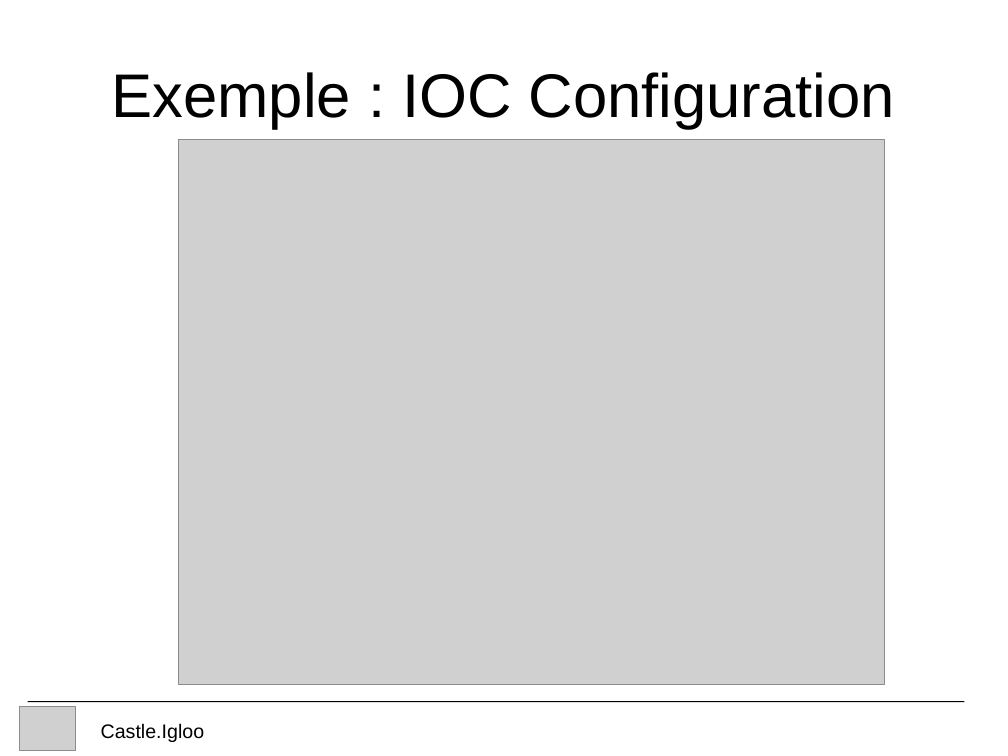
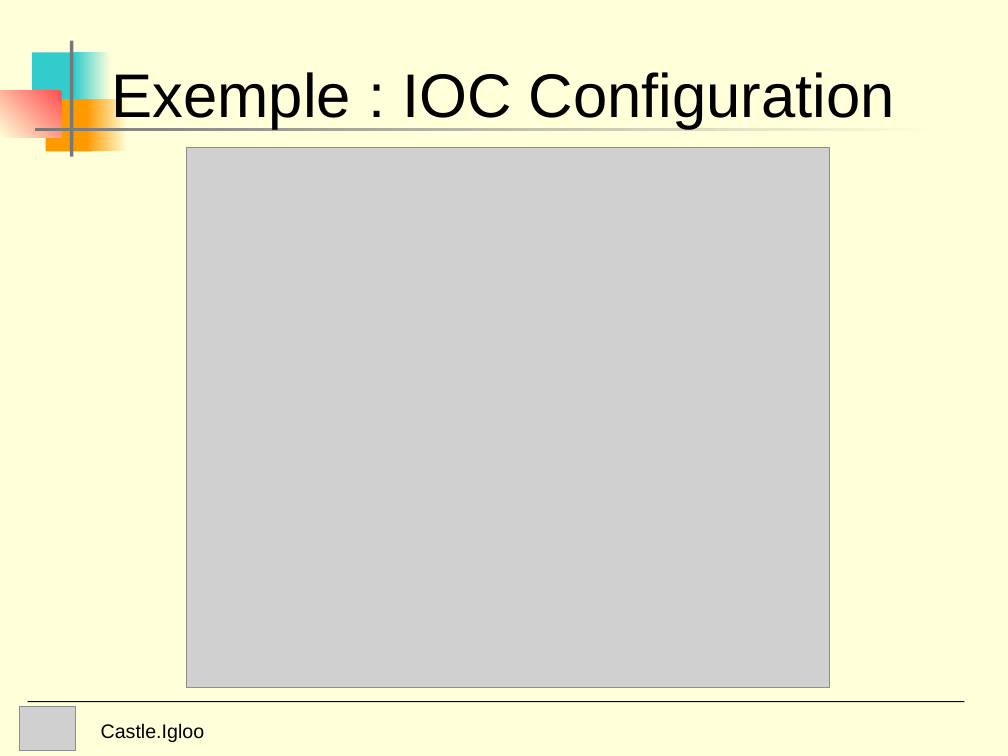
Before and after one commit to FranciscoJose74/Castle-Windosor, a slide deck: slide 16 of Experiments/Castle.Igloo/doc/Igloo Presentation.ppt (slide 10 before the commit). Drawn at 1008x756 pixels with LibreOffice and Linux fonts; fonts in the diff are those of the drawing; grey boxes stand for pictures. Boxes give left, top, right and bottom in pixels: in the first picture for what was removed or moved away, otherwise in the second. Text is boxed around its words. In the diff, an @@ line names an element or a change of style, - is before the commit and + after.

```diff
--- a/Experiments/Castle.Igloo/doc/Igloo Presentation.ppt
+++ b/Experiments/Castle.Igloo/doc/Igloo Presentation.ppt
@@ background #FFFFFF to #FFFFD9 @@
@@ rectangle added at [32,52,81,105], fill #33CCCC @@
@@ rectangle added at [70,40,73,156], fill #777777 @@
@@ rectangle added at [75,52,111,105], fill gradient #FFFFD9 to #33CCCC @@
@@ rectangle added at [0,91,61,137], fill gradient #FF5050 to #FFFFD9 @@
@@ rectangle added at [45,99,92,151], fill #FF9900 @@
@@ rectangle added at [87,99,127,151], fill gradient #FFFFD9 to #FF9900 @@
@@ rectangle added at [35,128,942,131], fill gradient #FFFFD9 to #777777 @@
@@ picture: place and size @@
-picture at [178,140,885,684]
+picture at [186,148,830,687]
```
Also in this commit, not shown: 11 other slides changed, 8 slides added, 1 slide removed, 2 other files.
